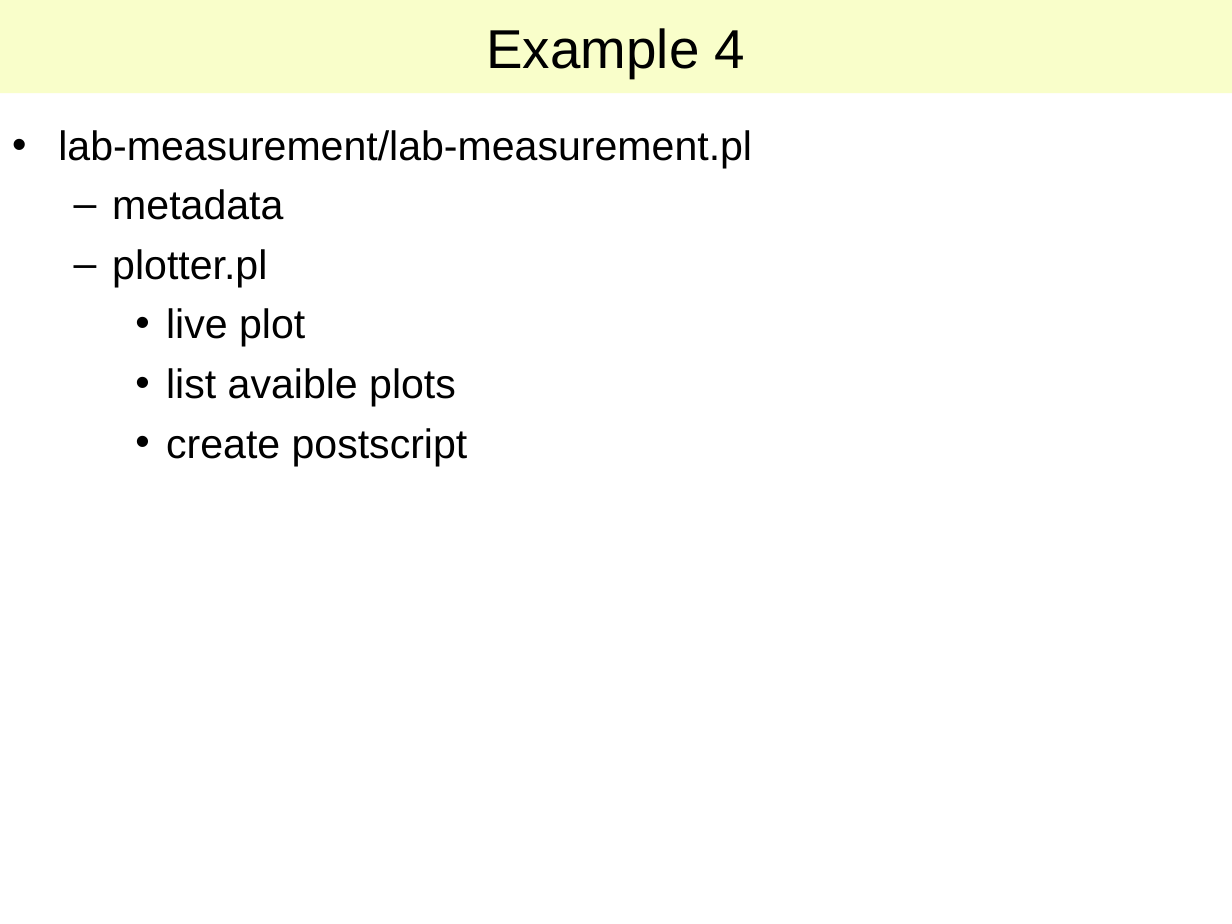
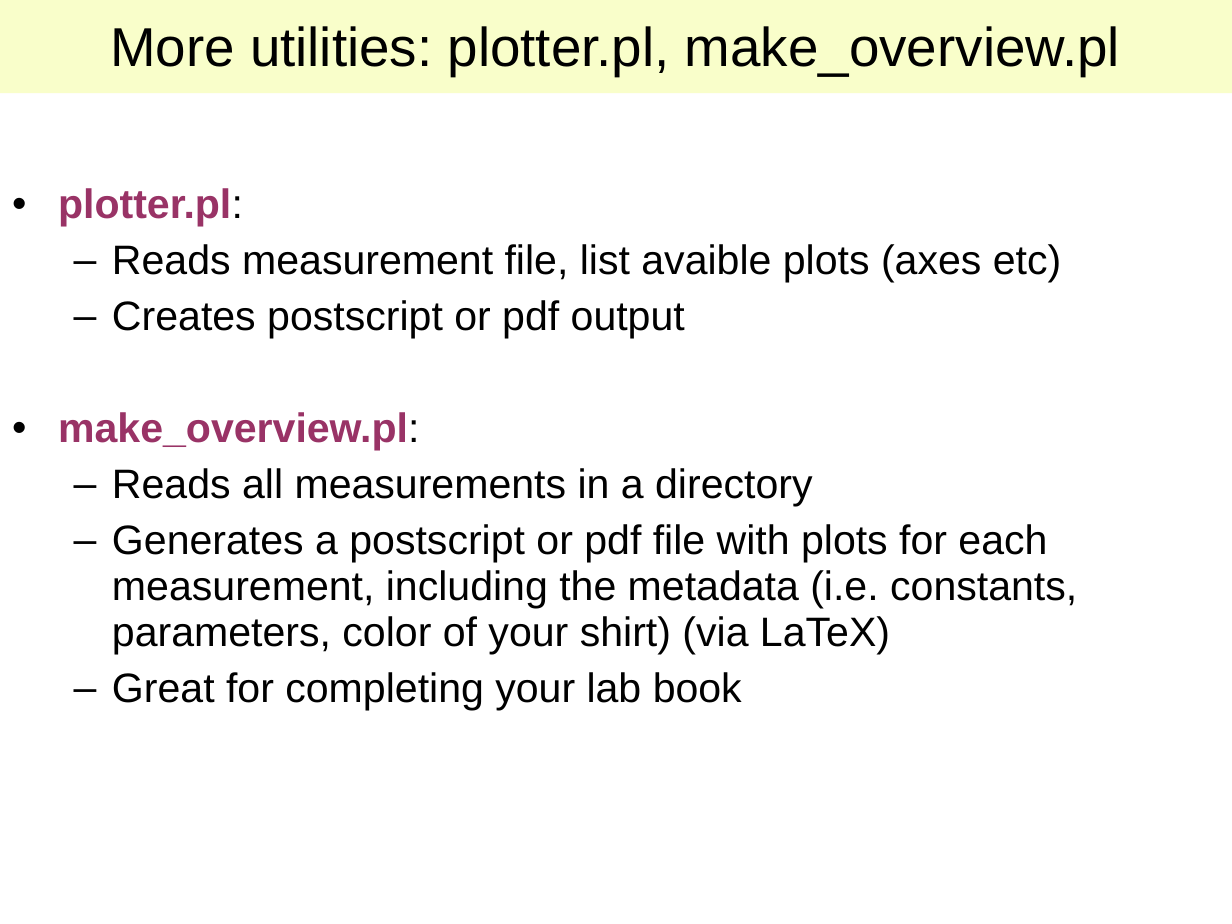
Before and after one commit to lab-measurement/Lab-VISA, a slide deck: slide 14 of Tutorial/Talk/Lab-VISA.ppt (slide 13 before the commit). Drawn at 1232x924 pixels with LibreOffice and Linux fonts; fonts in the diff are those of the drawing. Boxes give left, top, right and bottom in pixels: in the first picture for what was removed or moved away, otherwise in the second. Text is boxed around its words. In the diff, an @@ line names an element or a change of style, - is before the commit and + after.

```diff
--- a/Tutorial/Talk/Lab-VISA.ppt
+++ b/Tutorial/Talk/Lab-VISA.ppt
@@ title at (110, 26, 1120, 76): text changed @@
-Example 4
+More utilities: plotter.pl, make_overview.pl
@@ text at (58, 188, 1077, 711): text changed @@
-• lab-measurement/lab-measurement.pl
-  – metadata
-  – plotter.pl
-    • live plot
-    • list avaible plots
-    • create postscript
+• plotter.pl:
+  – Reads measurement file, list avaible plots (axes etc)
+  – Creates postscript or pdf output
+• make_overview.pl:
+  – Reads all measurements in a directory
+  – Generates a postscript or pdf file with plots for each measurement, including the metadata (i.e. constants, parameters, color of your shirt) (via LaTeX)
+  – Great for completing your lab book
```
Also in this commit, not shown: 11 other slides changed, 3 slides added, 5 slides removed, 2 other files.
